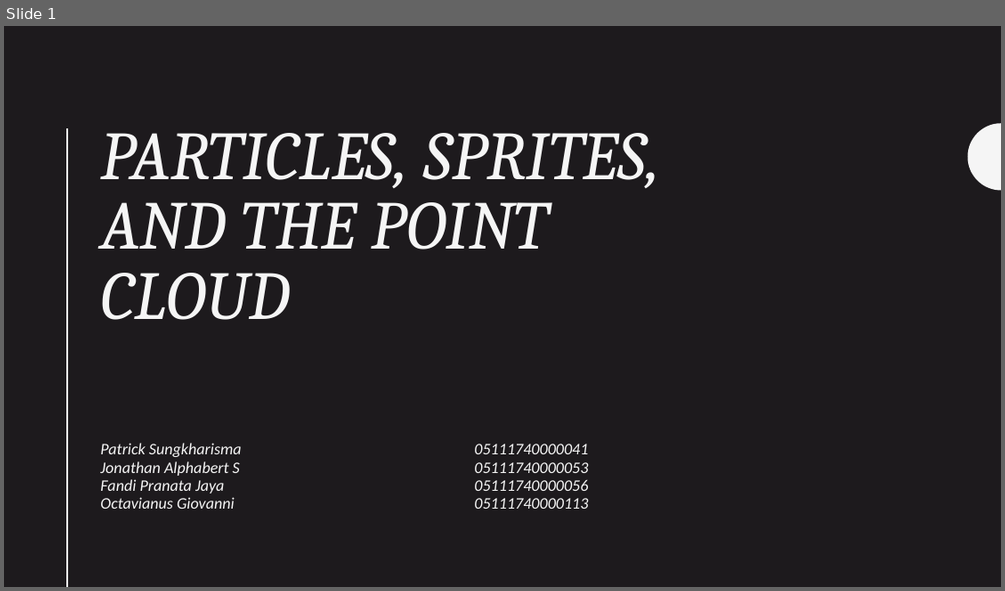
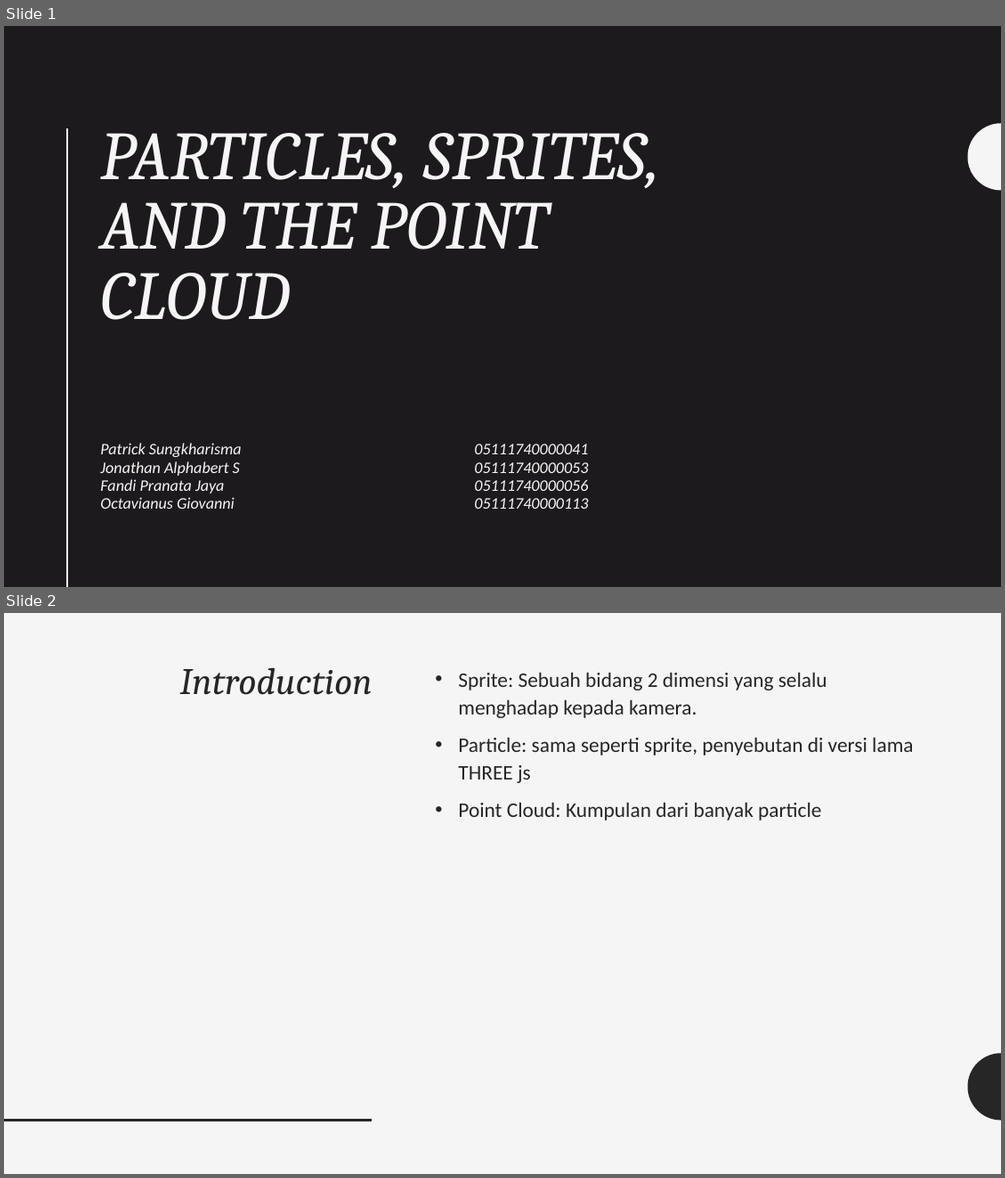
Before and after one commit to grafkom-d-if-its-2019/threejs-presentation-yolo, a slide deck: presentation/Particles, Sprites, and the Point Cloud.pptx. Shown one above the other, each under a label of ours: slide 1 before the commit, slides 1 and 2 after it. The pictures are 1005x591 and 1005x1178 pixels, drawn with LibreOffice and Linux fonts; fonts in the diff are those of the drawing. Boxes give left, top, right and bottom in pixels: in the first picture for what was removed or moved away, otherwise in the second. Text is boxed around its words. In the diff, an @@ line names an element or a change of style, - is before the commit and + after.

```diff
--- a/presentation/Particles, Sprites, and the Point Cloud.pptx
+++ b/presentation/Particles, Sprites, and the Point Cloud.pptx
@@ slide 2 added at <box>4,613,1001,1174</box>, background #F5F5F5 @@
@@ title added at <box>180,667,372,695</box>, 36 pt, text #262626, italic @@
+Introduction
@@ text added at <box>458,672,913,820</box>, 20 pt, text #262626 @@
+• Sprite: Sebuah bidang 2 dimensi yang selalu menghadap kepada kamera.
+• Particle: sama seperti sprite, penyebutan di versi lama THREE js
+• Point Cloud: Kumpulan dari banyak particle
@@ freeform shape added at <box>968,1053,1001,1120</box>, fill #262626 @@
@@ line added from (4, 1120) to (372, 1120), #262626 2 pt @@
```
Also in this commit, not shown: 6 slides changed, 4 other slides added.
